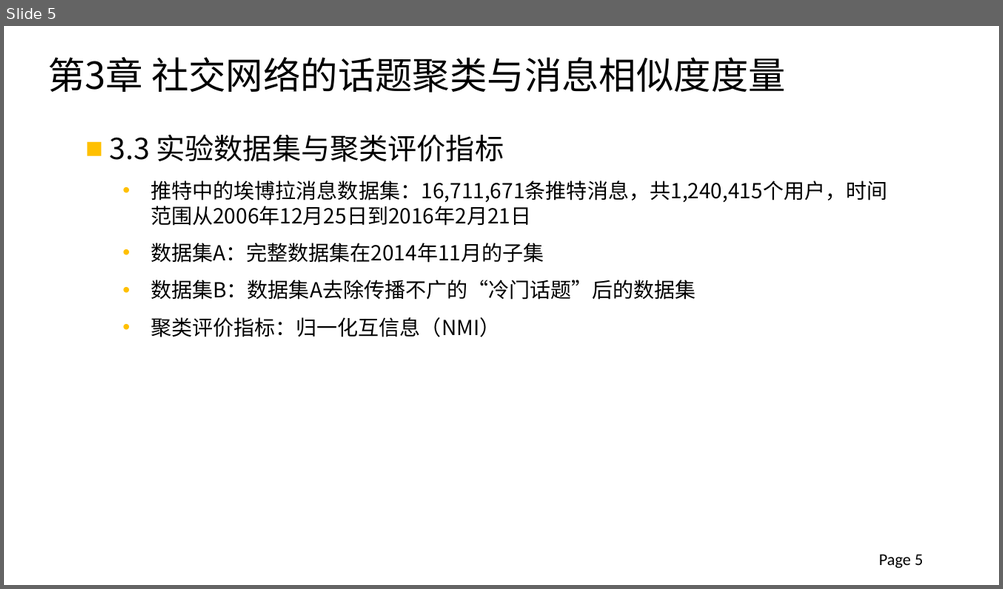
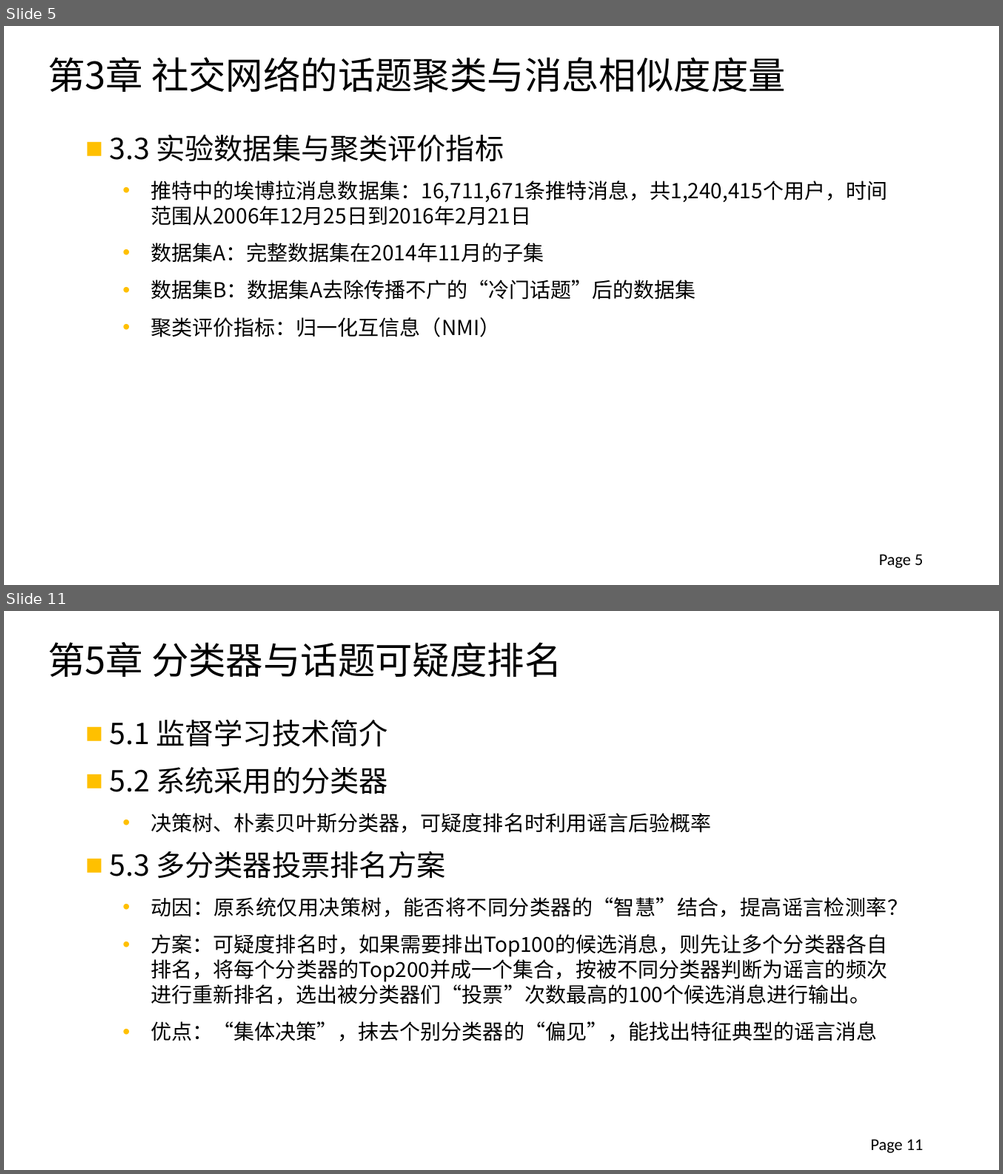
Before and after one commit to xinke0802/DataProcess, a slide deck: 2012013297_钟仰新_毕设论文答辩.pptx. Shown one above the other, each under a label of ours: slide 5 before the commit, slides 5 and 11 after it; the slides between them are not shown. The pictures are 1003x589 and 1003x1174 pixels, drawn with LibreOffice and Linux fonts; fonts in the diff are those of the drawing; background and template pictures are left out. Boxes give left, top, right and bottom in pixels: in the first picture for what was removed or moved away, otherwise in the second. Text is boxed around its words. In the diff, an @@ line names an element or a change of style, - is before the commit and + after.

```diff
--- a/2012013297_钟仰新_毕设论文答辩.pptx
+++ b/2012013297_钟仰新_毕设论文答辩.pptx
@@ slide 11 added at [4, 611, 999, 1170], background #FFFFFF @@
@@ text added at [48, 642, 561, 677], 36 pt, text #000000 @@
+第5章 分类器与话题可疑度排名
@@ text added at [109, 720, 908, 1042], 20 pt, text #000000 @@
+■ 5.1 监督学习技术简介
+■ 5.2 系统采用的分类器
+  • 决策树、朴素贝叶斯分类器，可疑度排名时利用谣言后验概率
+■ 5.3 多分类器投票排名方案
+  • 动因：原系统仅用决策树，能否将不同分类器的“智慧”结合，提高谣言检测率？
+  • 方案：可疑度排名时，如果需要排出Top100的候选消息，则先让多个分类器各自排名，将每个分类器的Top200并成一个集合，按被不同分类器判断为谣言的频次进行重新排名，选出被分类器们“投票”次数最高的100个候选消息进行输出。
+  • 优点：“集体决策”，抹去个别分类器的“偏见”，能找出特征典型的谣言消息
@@ page number added at [871, 1139, 923, 1153], 16 pt, text #000000 @@
+Page 11
```
Also in this commit, not shown: 2 slides changed, 8 other slides added, 4 slides removed.
